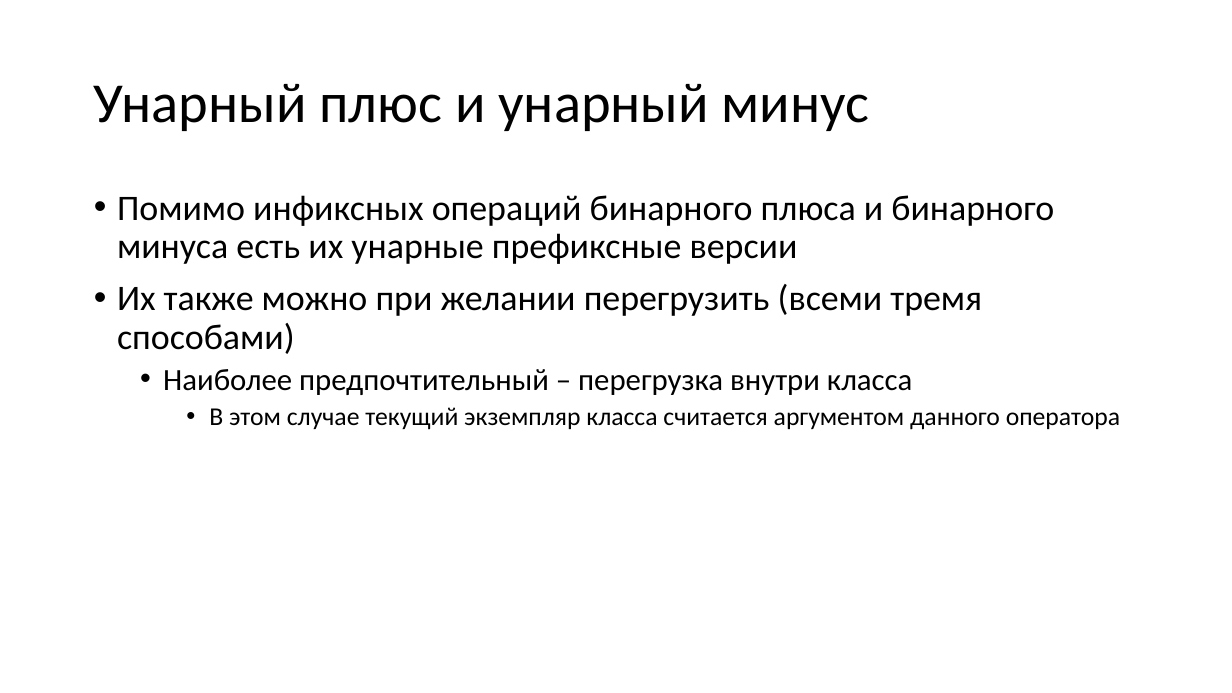
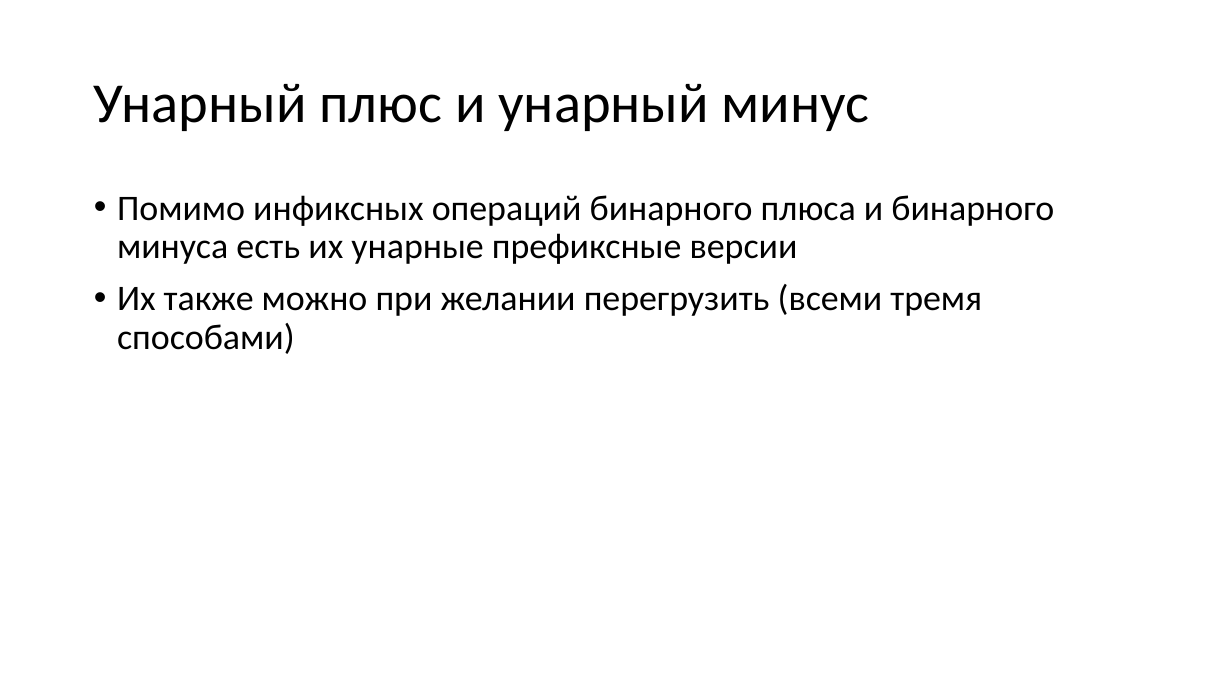
Before and after one commit to alexey-malov/oop, a slide deck: slide 30 of lectures/04/Дружественные функции и классы. Перегрузка операций.pptx (slide 41 before the commit). Drawn at 1232x693 pixels with LibreOffice and Linux fonts; fonts in the diff are those of the drawing. Boxes give left, top, right and bottom in pixels: in the first picture for what was removed or moved away, otherwise in the second. Text is boxed around its words. In the diff, an @@ line names an element or a change of style, - is before the commit and + after.

```diff
--- a/lectures/04/Дружественные функции и классы. Перегрузка операций.pptx
+++ b/lectures/04/Дружественные функции и классы. Перегрузка операций.pptx
@@ text at [163, 369, 1120, 430]: paragraphs removed @@
-  • Наиболее предпочтительный – перегрузка внутри класса
-    • В этом случае текущий экземпляр класса считается аргументом данного оператора
```
Also in this commit, not shown: 27 other slides changed, 6 slides added, 17 slides removed.
